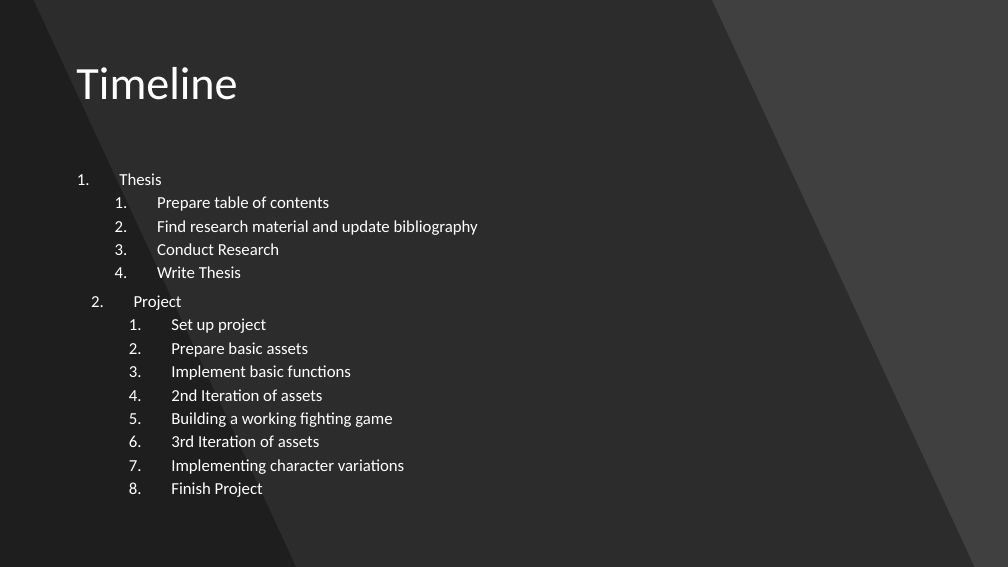
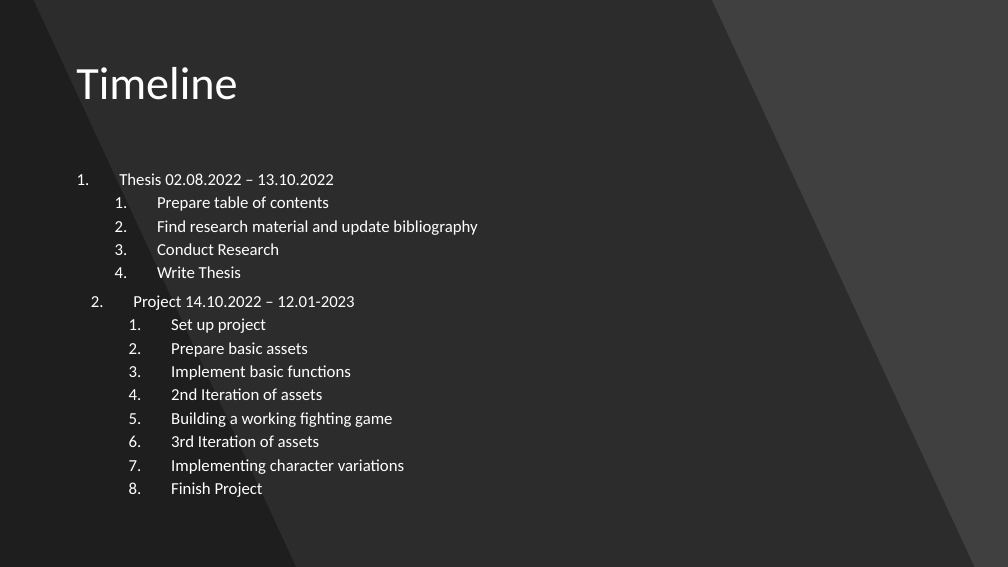
Before and after one commit to JFLagar/BATesis, a slide deck: slide 5 of ProposalPresentation.pptx. Drawn at 1008x567 pixels with LibreOffice and Linux fonts; fonts in the diff are those of the drawing. Boxes give left, top, right and bottom in pixels: in the first picture for what was removed or moved away, otherwise in the second. Text is boxed around its words. In the diff, an @@ line names an element or a change of style, - is before the commit and + after.

```diff
--- a/ProposalPresentation.pptx
+++ b/ProposalPresentation.pptx
@@ text at (119,173,333,185): text changed @@
-1. Thesis
+1. Thesis 02.08.2022 – 13.10.2022
@@ text at (133,295,354,310): text changed @@
-2. Project
+2. Project 14.10.2022 – 12.01-2023
```
Also in this commit, not shown: 2 other slides changed, 3 other files.
